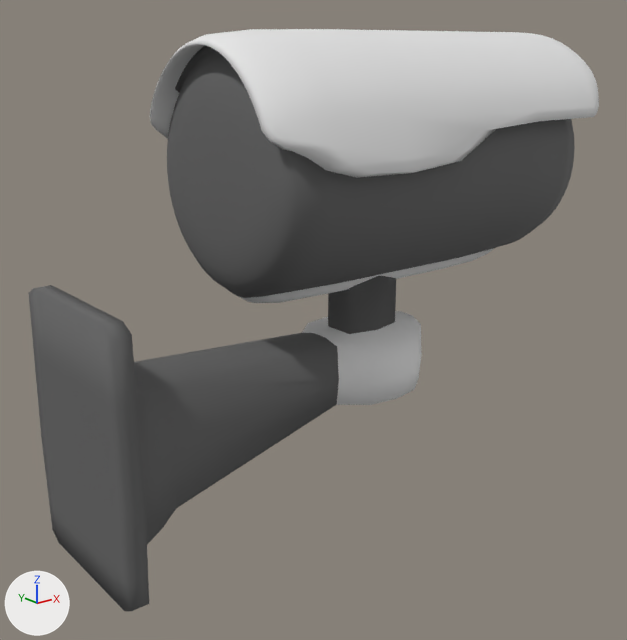
The FBX model Content/Models/Camera.fbx as it was, and as the next commit left it.
Both versions are drawn from a 50 mm lens placed at (-0.179, -0.437, 0.216), pointed at (0.171, 0.0, 0.041). Lighting does not change. The marker at lower left points along +X, +Y and +Z. Where no turn or scale is listed for an object, it has been applied to the vertices.

Script lines for the objects in view, before the commit:
```python
me_cube = bpy.data.meshes.new('Cube')
me_cube.from_pydata(...)  # 156 vertices, 154 faces; spans x 0.0..0.259, y -0.057..0.057, z -0.086..0.087
# faces by material slot: [110, 44]
me_cube.materials.append(mat_cameramaterialmain)  # dark grey #636363
me_cube.materials.append(mat_cameramaterialsecond)  # white #e7e7e7
me_mesh = bpy.data.meshes.new('Mesh')
me_mesh.from_pydata(...)  # 2370 vertices, 2368 faces; spans x -0.14..0.148, y -0.086..0.084, z -0.064..0.104
# faces by material slot: [1192, 632, 544]
me_mesh.materials.append(mat_cameramaterialmain)  # dark grey #636363
me_mesh.materials.append(mat_cameramaterialsecond)  # white #e7e7e7
me_mesh.materials.append(mat_cameralentille)  # black #000000
ob_camera = bpy.data.objects.new('Camera', me_mesh)
ob_camera.location = (0.2276, 0.0, 0.123)
ob_support = bpy.data.objects.new('Support', me_cube)
ob_support.location = (-0.001, 0.0, 0.0009)
```
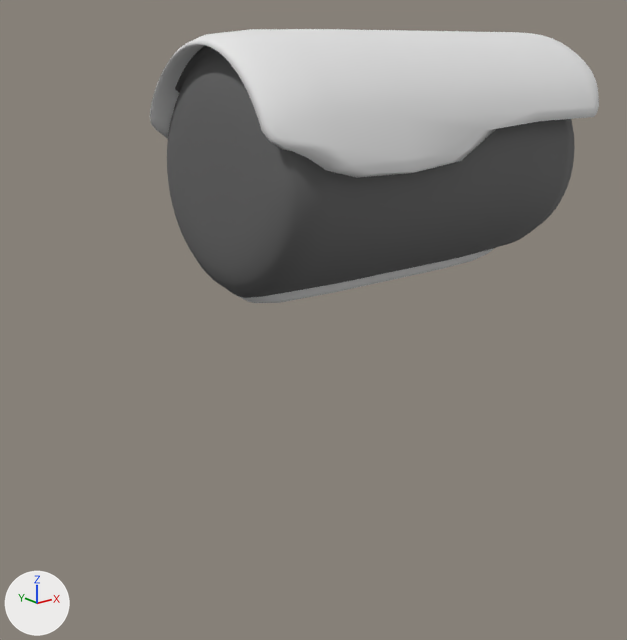
The newer file is also turned or shifted as a whole; pictures and numbers use the older file's frame.

Boxes (x1, y1, x2, y2) around the edits, measured in the pictures (627 x 640 px):
'Support', deleted
    before: (29, 275, 422, 611)
    faces in mat_cameramaterialmain (dark grey #636363): (29, 275, 396, 611)
    faces in mat_cameramaterialsecond (white #e7e7e7): (302, 311, 422, 405)

Edits to the bpy script that builds the scene:
```text
Remove ob_support:
    ob_support = bpy.data.objects.new('Support', me_cube)
    ob_support.location = (-0.001, 0.0, 0.0009)
```
